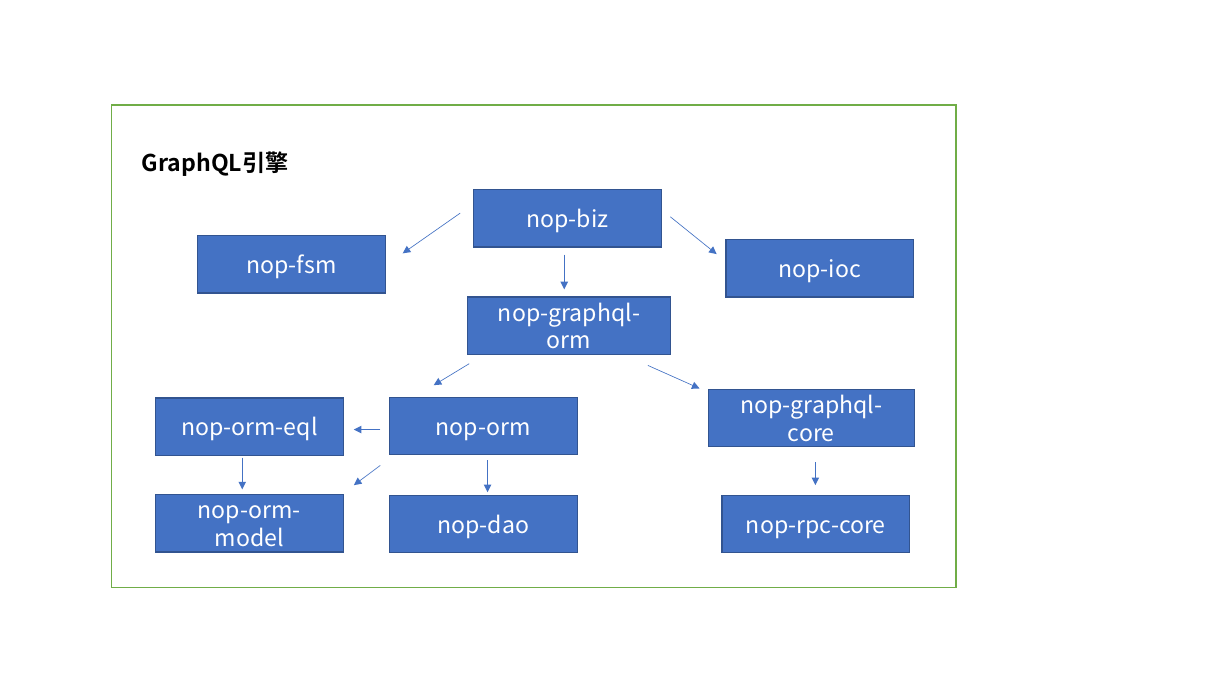
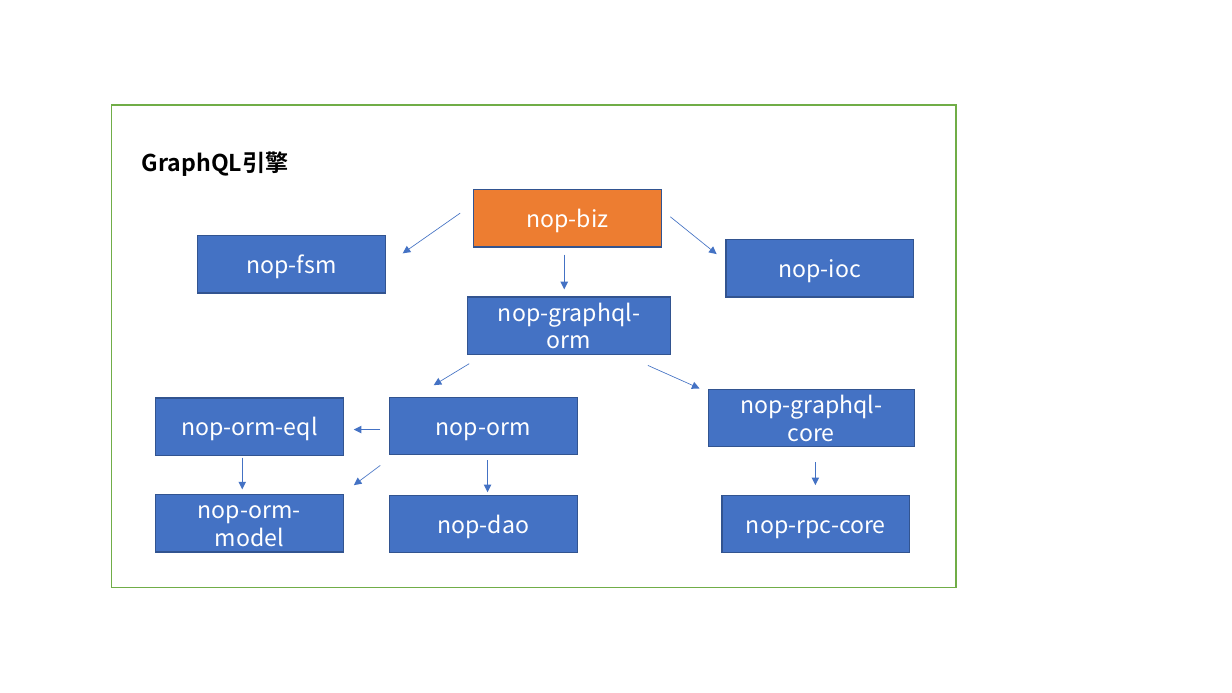
Before and after one commit to entropy-cloud/nop-entropy, a slide deck: slide 2 of docs/ppt/reg-images.pptx. Drawn at 1232x693 pixels with LibreOffice and Linux fonts; fonts in the diff are those of the drawing. Boxes give left, top, right and bottom in pixels: in the first picture for what was removed or moved away, otherwise in the second. Text is boxed around its words. In the diff, an @@ line names an element or a change of style, - is before the commit and + after.

```diff
--- a/docs/ppt/reg-images.pptx
+++ b/docs/ppt/reg-images.pptx
@@ rectangle "nop-biz" at bbox=[474, 189, 662, 247]: fill #4472C4 to #ED7D31 @@
```
Also in this commit, not shown: 5 other slides changed, 3 slides added, 13 other files.
